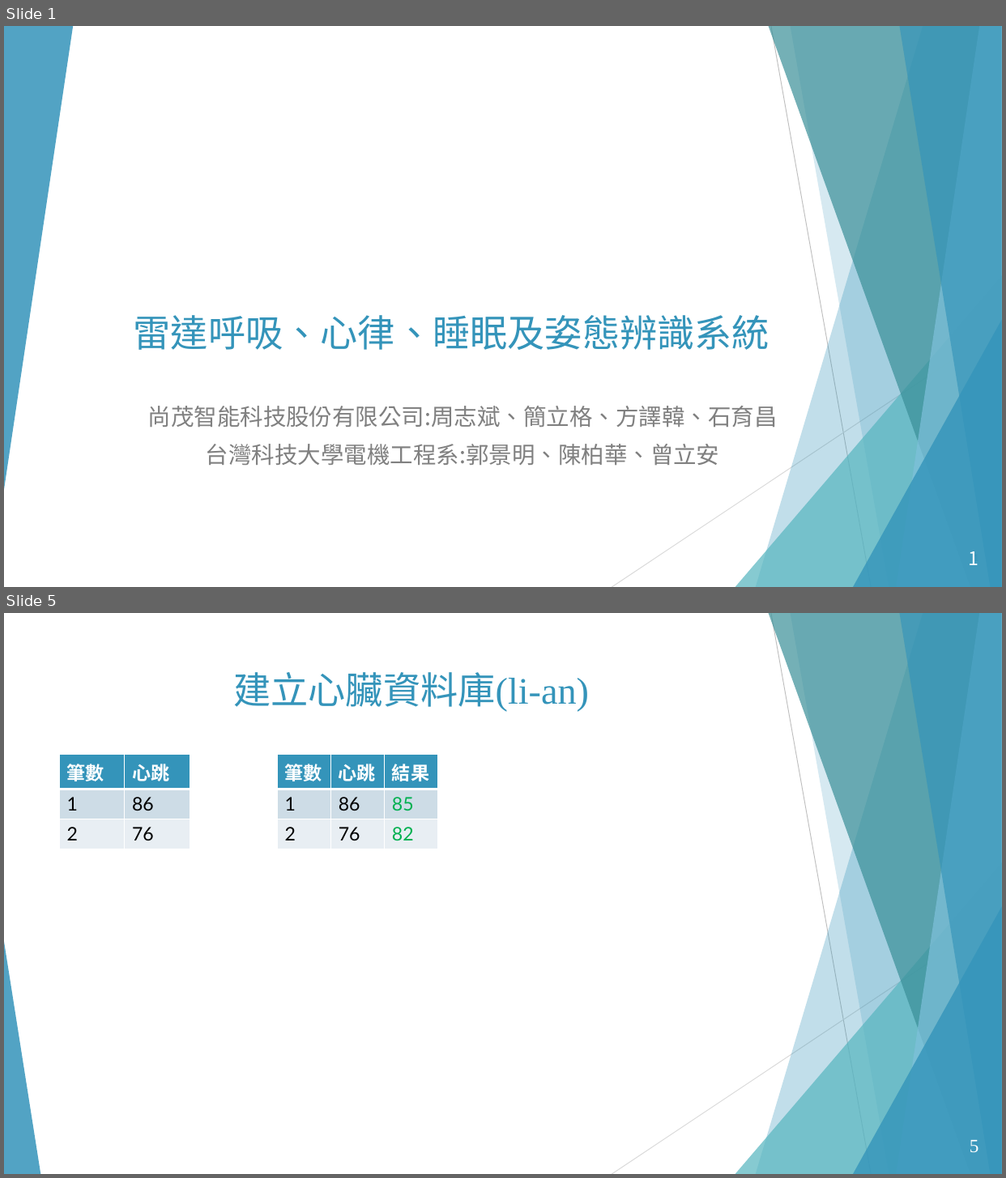
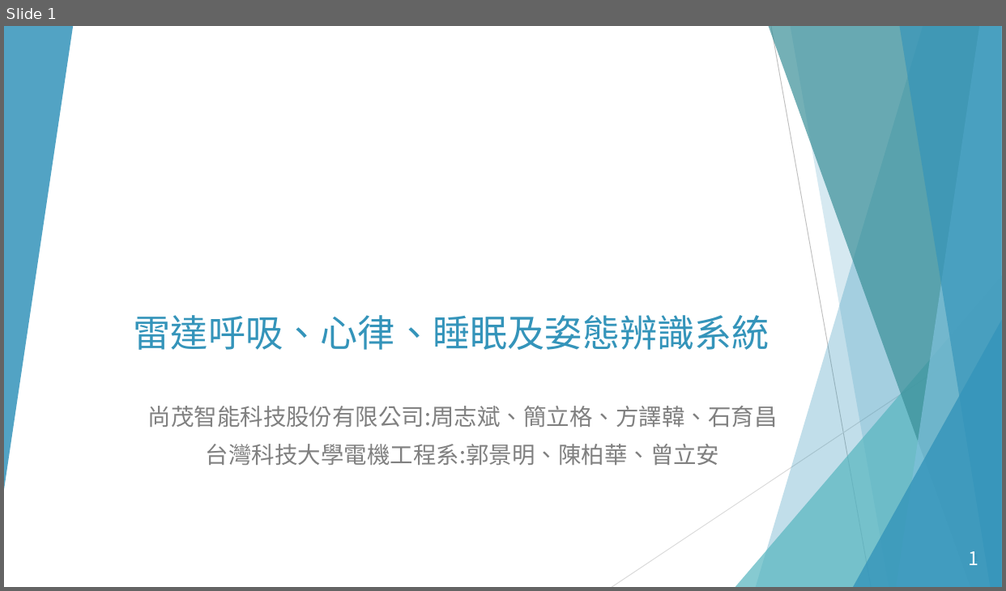
Before and after one commit to ananzeng/mmwave_vsd, a slide deck: 資料庫分析.pptx. Shown one above the other, each under a label of ours: slides 1 and 5 before the commit, slide 1 after it; the slides between them are not shown. The pictures are 1006x1178 and 1006x591 pixels, drawn with LibreOffice and Linux fonts; fonts in the diff are those of the drawing; background and template pictures are left out. Boxes give left, top, right and bottom in pixels: in the first picture for what was removed or moved away, otherwise in the second. Text is boxed around its words. In the diff, an @@ line names an element or a change of style, - is before the commit and + after.

```diff
--- a/資料庫分析.pptx
+++ b/資料庫分析.pptx
@@ slide 5 removed at [4, 613, 1002, 1174], background #FFFFFF; not listed: 10 template elements that a slide beside it also shows @@
@@ title removed at [233, 672, 589, 712] @@
-建立心臟資料庫(li-an)
@@ table removed at [59, 755, 189, 845], 3 rows, 2 columns @@
-筆數 | 心跳
-1 | 86
-2 | 76
@@ table removed at [277, 755, 439, 845], 3 rows, 3 columns @@
-筆數 | 心跳 | 結果
-1 | 86 | 85
-2 | 76 | 82
@@ triangle removed at [4, 942, 40, 1174] @@
@@ page number removed at [974, 1140, 979, 1151] @@
-5
```
Also in this commit, not shown: 11 slides changed, 2 other slides removed, 4 other files.
